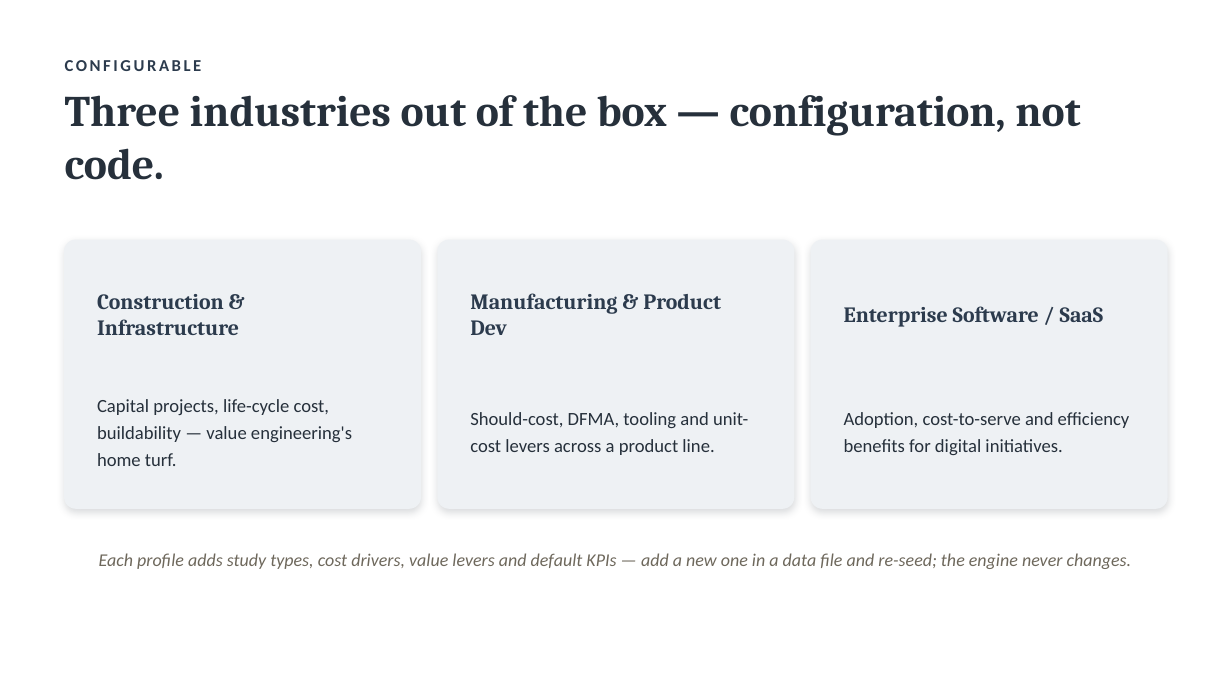
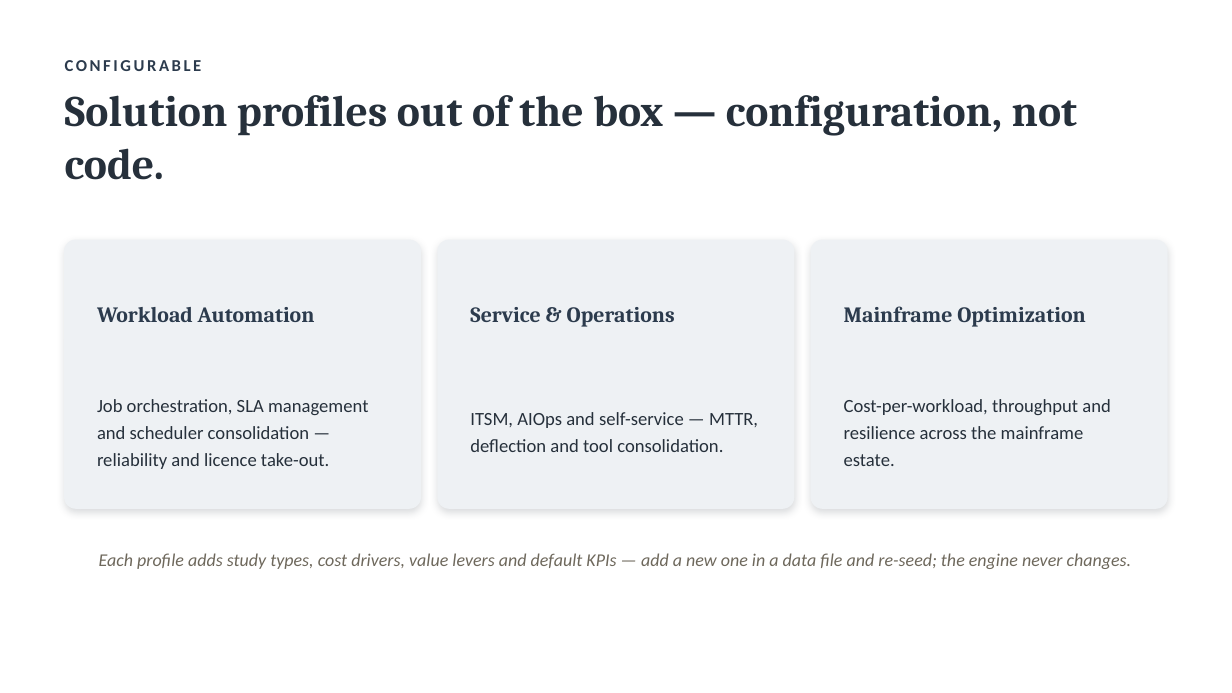
Before and after one commit to paulojorge1963/value-lifecycle-platform, a slide deck: slide 11 of demo-kit/ValueLifecycle-Solution-Overview.pptx. Drawn at 1232x693 pixels with LibreOffice and Linux fonts; fonts in the diff are those of the drawing. Boxes give left, top, right and bottom in pixels: in the first picture for what was removed or moved away, otherwise in the second. Text is boxed around its words. In the diff, an @@ line names an element or a change of style, - is before the commit and + after.

```diff
--- a/demo-kit/ValueLifecycle-Solution-Overview.pptx
+++ b/demo-kit/ValueLifecycle-Solution-Overview.pptx
@@ text at bbox=[65, 95, 1077, 180]: text changed @@
-Three industries out of the box — configuration, not code.
+Solution profiles out of the box — configuration, not code.
@@ text at bbox=[97, 307, 315, 322]: text changed @@
-Construction & Infrastructure
+Workload Automation
@@ text at bbox=[470, 307, 675, 327]: text changed @@
-Manufacturing & Product Dev
+Service & Operations
@@ text at bbox=[844, 306, 1086, 327]: text changed @@
-Enterprise Software / SaaS
+Mainframe Optimization
@@ text at bbox=[97, 399, 368, 469]: text changed @@
-Capital projects, life-cycle cost, buildability — value engineering's home turf.
+Job orchestration, SLA management and scheduler consolidation — reliability and licence take-out.
@@ text at bbox=[470, 412, 758, 452]: text changed @@
-Should-cost, DFMA, tooling and unit-cost levers across a product line.
+ITSM, AIOps and self-service — MTTR, deflection and tool consolidation.
@@ text at bbox=[844, 399, 1110, 466]: text changed @@
-Adoption, cost-to-serve and efficiency benefits for digital initiatives.
+Cost-per-workload, throughput and resilience across the mainframe estate.
```
Also in this commit, not shown: 11 other files.
